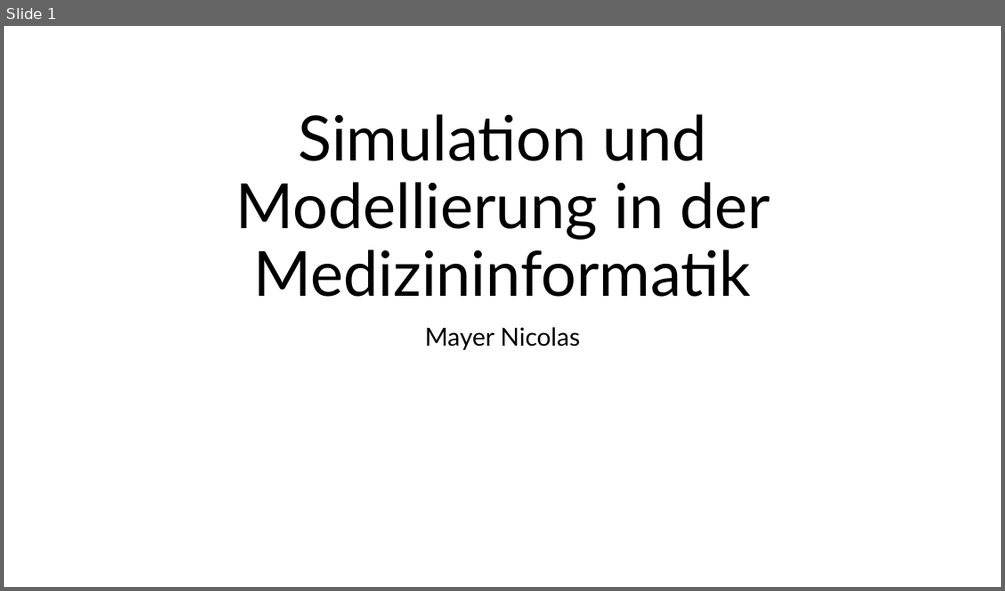
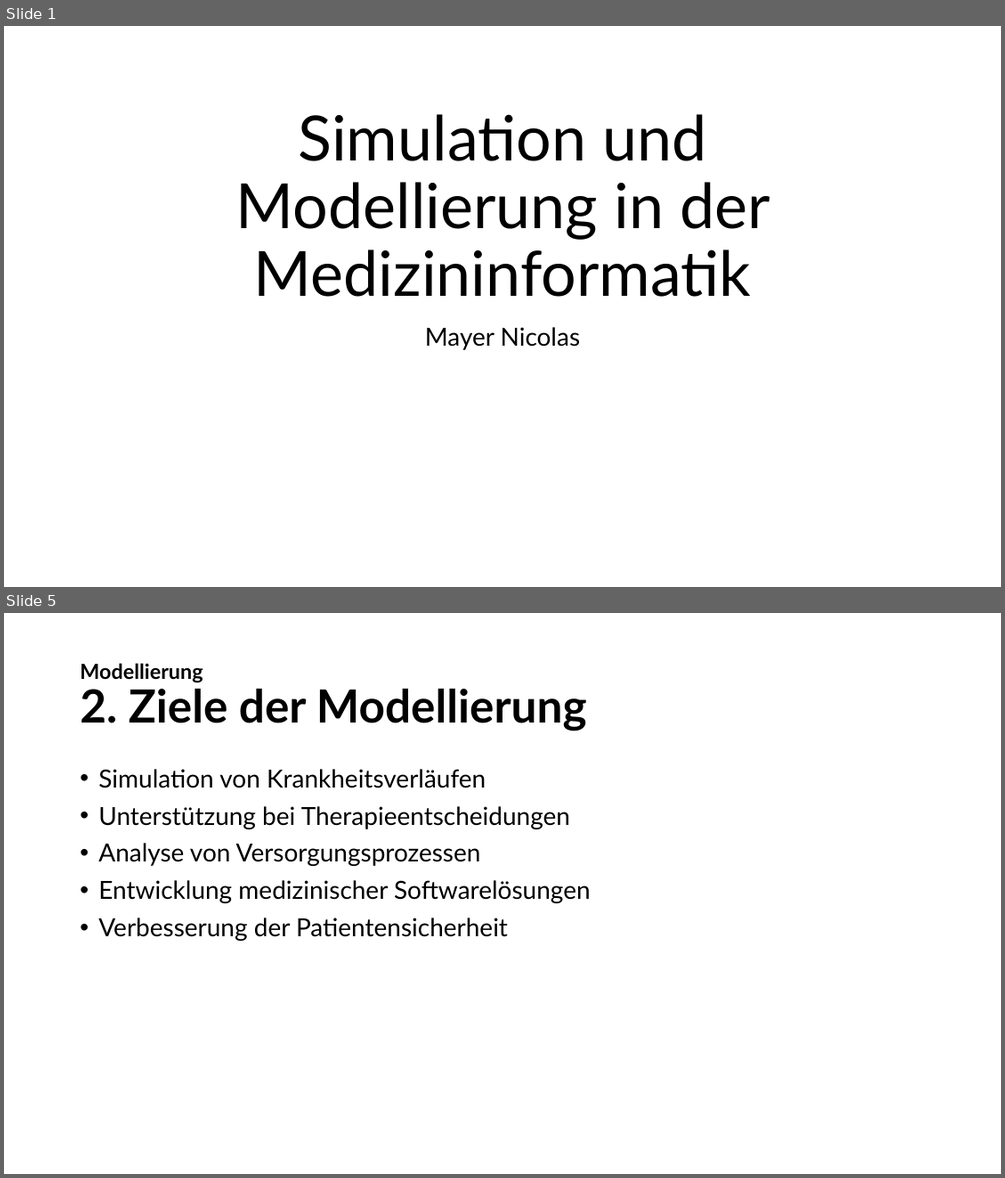
Before and after one commit to w0fl/w0fl, a slide deck: Simulation und Modellierung in der Medizininformatik.pptx. Shown one above the other, each under a label of ours: slide 1 before the commit, slides 1 and 5 after it; the slides between them are not shown. The pictures are 1005x591 and 1005x1178 pixels, drawn with LibreOffice and Linux fonts; fonts in the diff are those of the drawing. Boxes give left, top, right and bottom in pixels: in the first picture for what was removed or moved away, otherwise in the second. Text is boxed around its words. In the diff, an @@ line names an element or a change of style, - is before the commit and + after.

```diff
--- a/Simulation und Modellierung in der Medizininformatik.pptx
+++ b/Simulation und Modellierung in der Medizininformatik.pptx
@@ slide 5 added at [4, 613, 1001, 1174], background #FFFFFF @@
@@ title added at [80, 663, 587, 731], 44 pt, text #000000, bold @@
+Modellierung
+2. Ziele der Modellierung
@@ text added at [98, 769, 591, 941], 24 pt, text #000000 @@
+• Simulation von Krankheitsverläufen
+• Unterstützung bei Therapieentscheidungen
+• Analyse von Versorgungsprozessen
+• Entwicklung medizinischer Softwarelösungen
+• Verbesserung der Patientensicherheit
```
Also in this commit, not shown: 5 slides changed, 12 other slides added, 4 slides removed.
